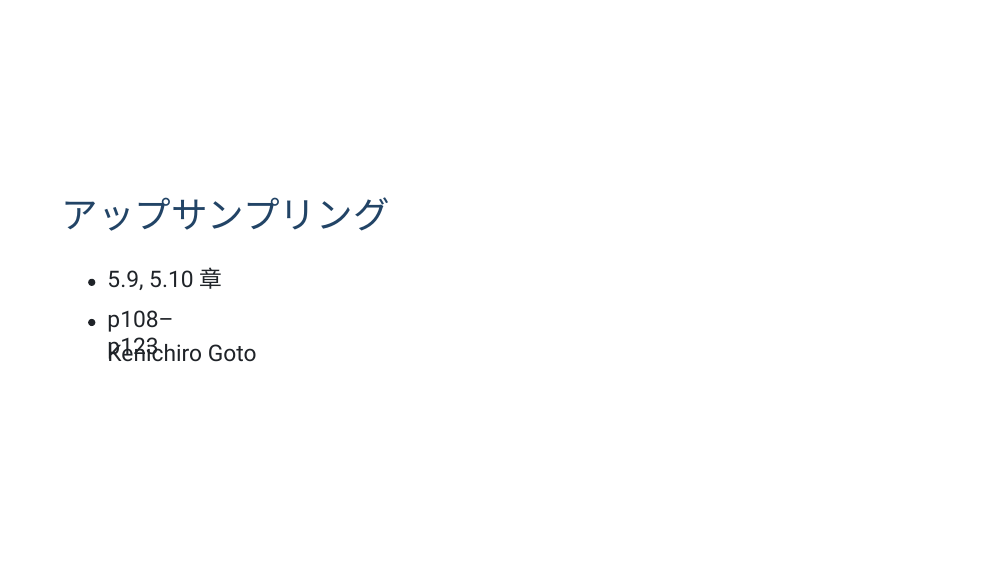
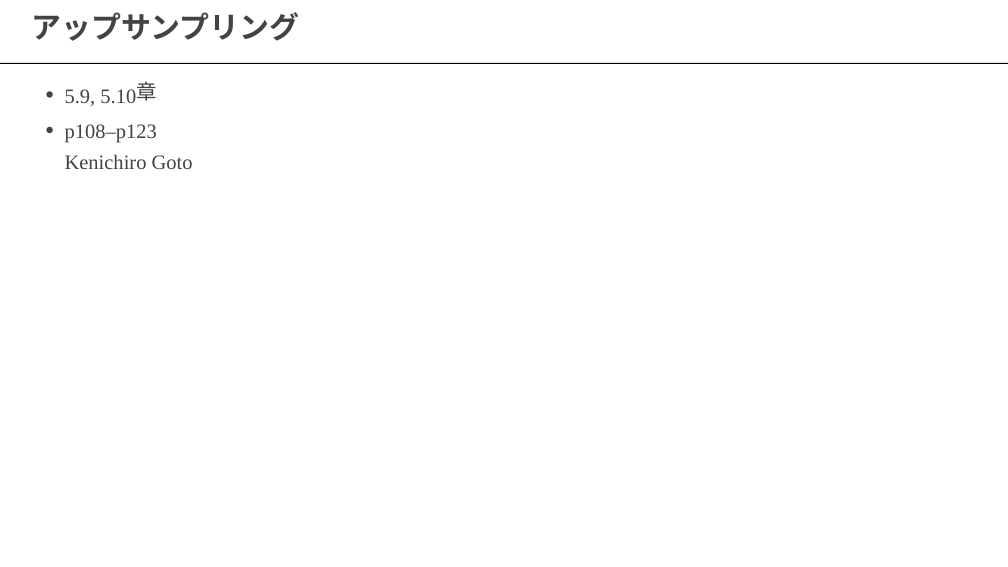
Before and after one commit to frinfo702/slides, a slide deck: slide 1 of nishikawa-lab/pptx/20251017_presentation.pptx. Drawn at 1008x567 pixels with LibreOffice and Linux fonts; fonts in the diff are those of the drawing. Boxes give left, top, right and bottom in pixels: in the first picture for what was removed or moved away, otherwise in the second. Text is boxed around its words. In the diff, an @@ line names an element or a change of style, - is before the commit and + after.

Commit message:
add slide theme path

```diff
--- a/nishikawa-lab/pptx/20251017_presentation.pptx
+++ b/nishikawa-lab/pptx/20251017_presentation.pptx
@@ text "アップサンプリング": place and size @@
-text "アップサンプリング" at (62, 197, 390, 231)
+text "アップサンプリング" at (31, 12, 299, 41)
@@ text "アップサンプリング" at (31, 12, 299, 41): size 34.8 to 28.5 pt, font Calibri to Arial, text colour #224466 to #434343, bold on @@
@@ freeform shape added at (0, 63, 1008, 64), fill #000000 @@
@@ text at (65, 89, 136, 106): text changed; size 21.7 to 19.5 pt; font Roboto to Times New Roman; text colour #1F2328 to #434343 @@
-5.9, 5.10章
+5.9, 5.10
@@ text added at (136, 81, 156, 101), 19.5 pt, text #434343 @@
+章
@@ freeform shape: place and size @@
-freeform shape at (88, 279, 95, 286)
+freeform shape at (46, 91, 52, 98)
@@ freeform shape at (46, 91, 52, 98): fill #1F2328 to #434343 @@
@@ text "p108–p123": place and size @@
-text "p108–p123" at (107, 310, 173, 360)
+text "p108–p123" at (65, 124, 157, 143)
@@ text "p108–p123" at (65, 124, 157, 143): size 21.7 to 19.5 pt, font Roboto to Times New Roman, text colour #1F2328 to #434343 @@
@@ freeform shape: place and size @@
-freeform shape at (88, 319, 95, 326)
+freeform shape at (46, 127, 52, 133)
@@ freeform shape at (46, 127, 52, 133): fill #1F2328 to #434343 @@
@@ text "Kenichiro Goto" at (65, 155, 193, 169): size 21.7 to 19.5 pt, font Roboto to Times New Roman, text colour #1F2328 to #434343 @@
@@ text "Kenichiro Goto": place and size @@
-text "Kenichiro Goto" at (107, 341, 257, 362)
+text "Kenichiro Goto" at (65, 155, 193, 169)
```
Also in this commit, not shown: 16 other slides changed, 6 other files.
